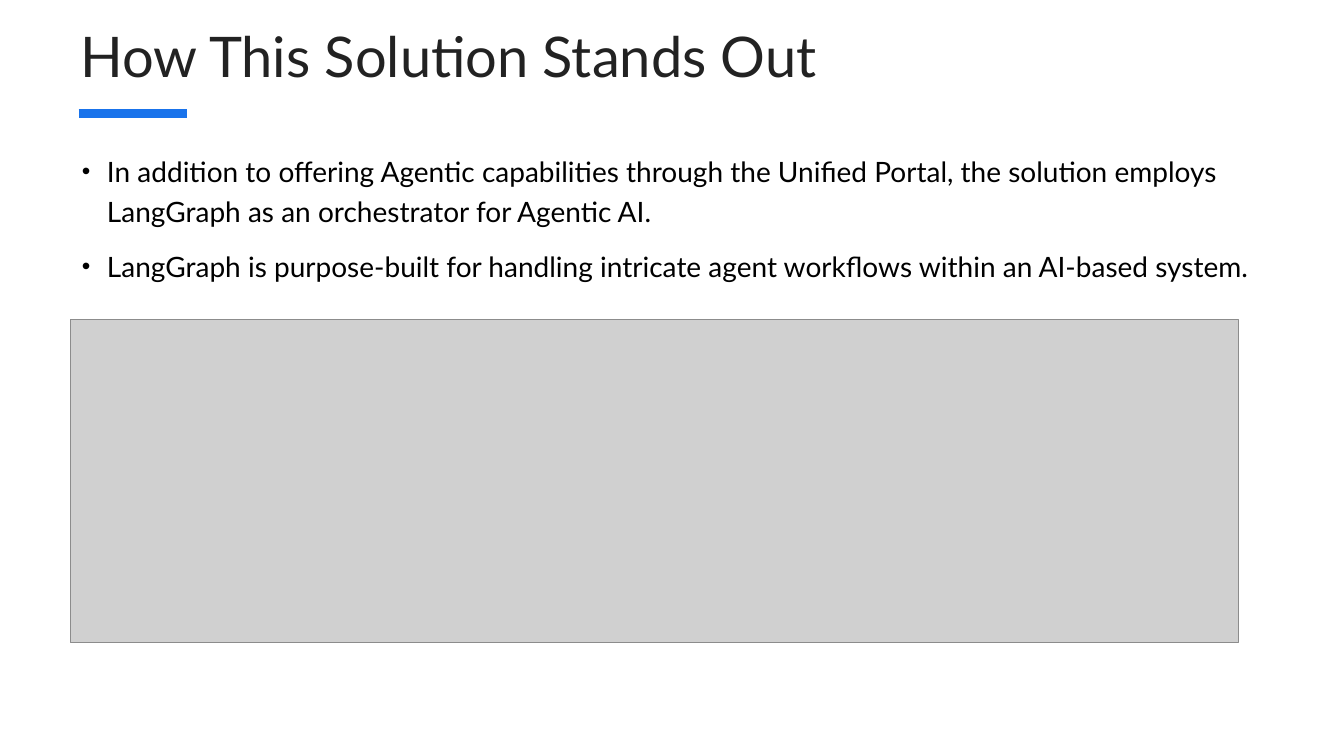
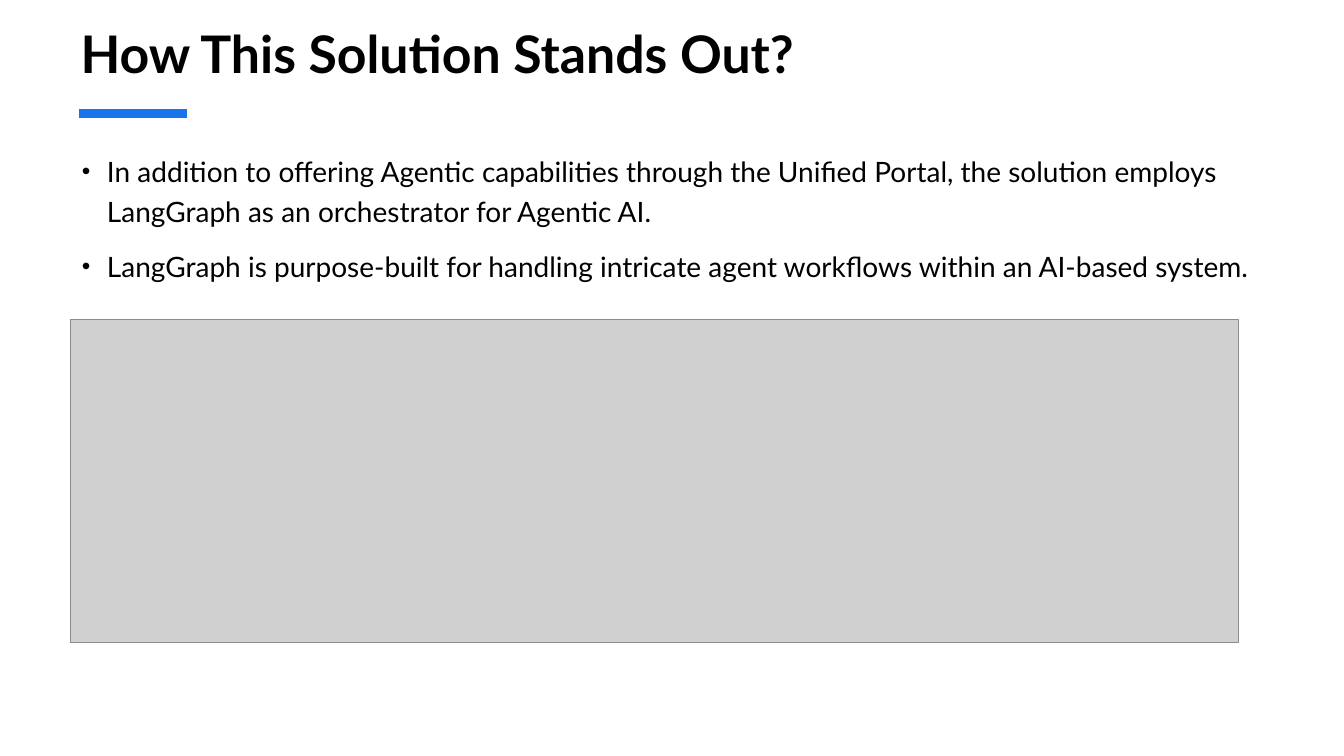
Before and after one commit to ewfx/gaipl-genai-tects, a slide deck: slide 9 of artifacts/arch/GenAITects - Architecture of GenAI IPE.pptx. Drawn at 1344x756 pixels with LibreOffice and Linux fonts; fonts in the diff are those of the drawing; grey boxes stand for pictures. Boxes give left, top, right and bottom in pixels: in the first picture for what was removed or moved away, otherwise in the second. Text is boxed around its words. In the diff, an @@ line names an element or a change of style, - is before the commit and + after.

```diff
--- a/artifacts/arch/GenAITects - Architecture of GenAI IPE.pptx
+++ b/artifacts/arch/GenAITects - Architecture of GenAI IPE.pptx
@@ title at (81,34,794,74): text changed; size 40 to 37 pt; text colour #222222 to #000000; bold on @@
-How This Solution Stands Out
+How This Solution Stands Out?
```
Also in this commit, not shown: 6 other slides changed.
